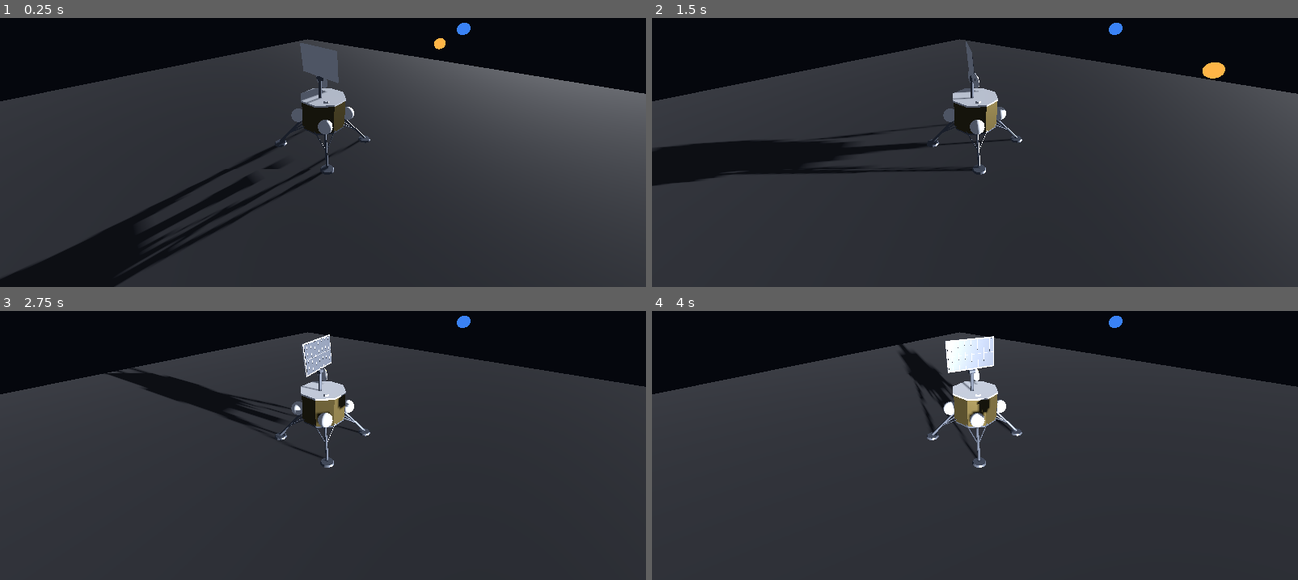
Above: before the commit, frames 1-4 (two rows, left to right).
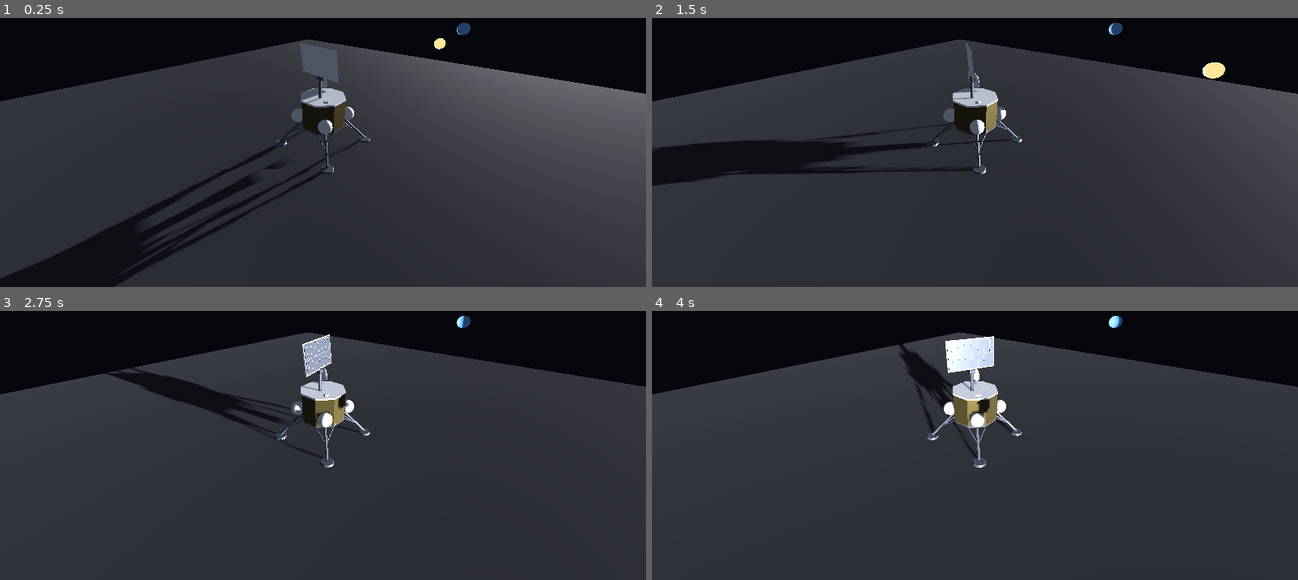
Above: after the commit, the same moments.

Repository: Richuti/GeoAthecmoon
Game: Godot game, scene res://preview.tscn
Two runs of this game, one before a commit and one after it. Both use one fixed random seed, a clock stepped at 60 frames per second and the inputs below.
Inputs (mouse positions are in pixels of both pictures, inside the frame that each line leads up to):
- Up to frame 1 (0.25 s): no input
- Up to frame 2 (1.5 s): move the mouse to (1117, 87) at 0.52 s; click (1117, 87) at 0.67 s; move the mouse to (845, 122) at 1.27 s; click (845, 122) at 1.42 s
- Up to frame 3 (2.75 s): move the mouse to (387, 319) at 2.02 s; click (387, 319) at 2.17 s
- Up to frame 4 (4 s): move the mouse to (942, 472) at 2.77 s; click (942, 472) at 2.92 s; move the mouse to (1168, 453) at 3.52 s; click (1168, 453) at 3.67 s

The runs differ from the first frame. In frame 1, 0.1% of the frame differs, in the area x 67-73%, y 1-12%; in frame 2, 0.2%, in the area x 70-89%, y 1-23%; in frame 3, less than 0.1%; in frame 4, less than 0.1%.

Commit message:
estado global de sitio, tiempo y reproducción

Diff:
--- a/assets-src/godot-preview/preview.gd
+++ b/assets-src/godot-preview/preview.gd
@@ -6,7 +6,7 @@
 var panel: Node3D
 var antenna: Node3D
 var sun: DirectionalLight3D
-var sun_ball: MeshInstance3D
+var sun_ball: Node3D
 var cam: Camera3D
 var t := 0.0
 var yaw := 0.7
@@ -42,8 +42,8 @@
 	ground.material_override = gm
 	add_child(ground)
 
-	sun_ball = _ball(Color(1.0, 0.71, 0.28))
-	var earth_ball := _ball(Color(0.23, 0.51, 0.96))
+	sun_ball = _model("res://sun.glb", Color(1.0, 0.71, 0.28))
+	var earth_ball := _model("res://earth.glb", Color(0.23, 0.51, 0.96))
 	earth_ball.position = _dir(0.25, 12.0) * 12.0 + Vector3(0, 2, 0)
 
 	var lander: Node3D = load("res://lander.glb").instantiate()
@@ -51,6 +51,15 @@
 	panel = lander.find_child("SolarPanel", true, false)
 	antenna = lander.find_child("Antenna", true, false)
 	print("SolarPanel encontrado: ", panel != null, " | Antenna encontrada: ", antenna != null)
+
+## Carga un .glb (escalado 0.4); si no existe, usa una esfera de color.
+func _model(path: String, c: Color) -> Node3D:
+	if ResourceLoader.exists(path):
+		var n: Node3D = load(path).instantiate()
+		n.scale = Vector3.ONE * 0.4
+		add_child(n)
+		return n
+	return _ball(c)
 
 func _ball(c: Color) -> MeshInstance3D:
 	var m := MeshInstance3D.new()
Binary file added: assets-src/godot-preview/earth.glb
Binary file added: assets-src/godot-preview/sun.glb
Not shown, changed: CLAUDE.md
Not shown, changed: docs/TAREAS.md
Not shown, changed: frontend/src/design/preview.ts
Not shown, added: frontend/src/state/appState.ts
Not shown, added: frontend/src/state/context.ts
Not shown, added: frontend/src/state/index.ts
